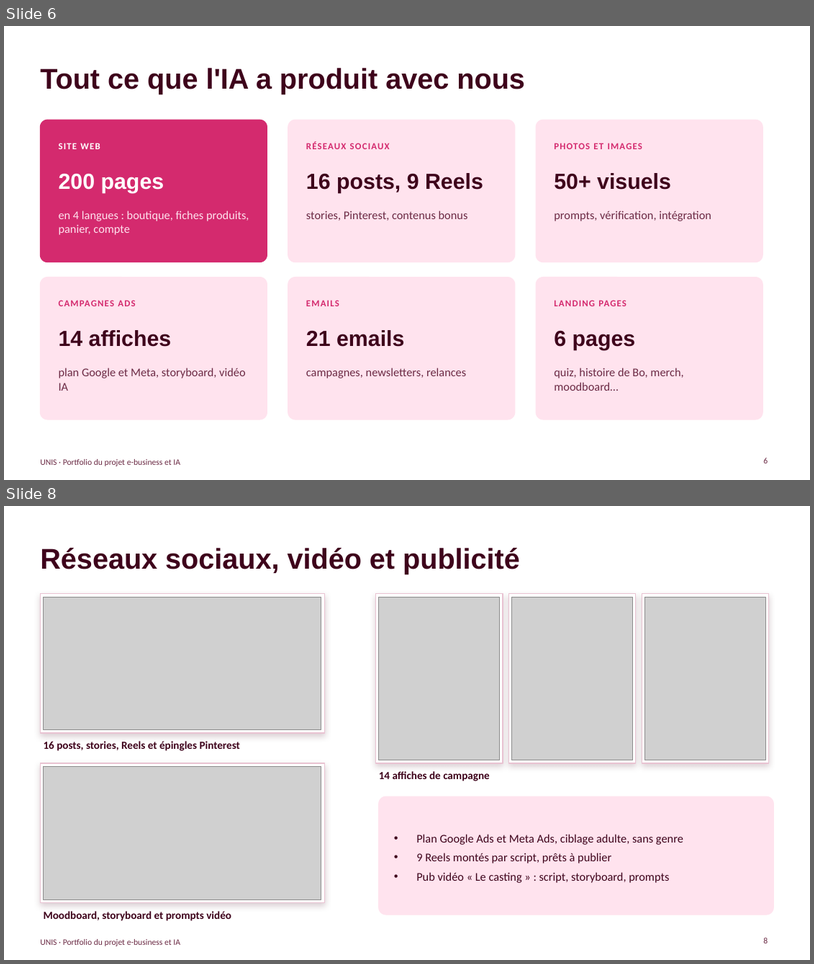
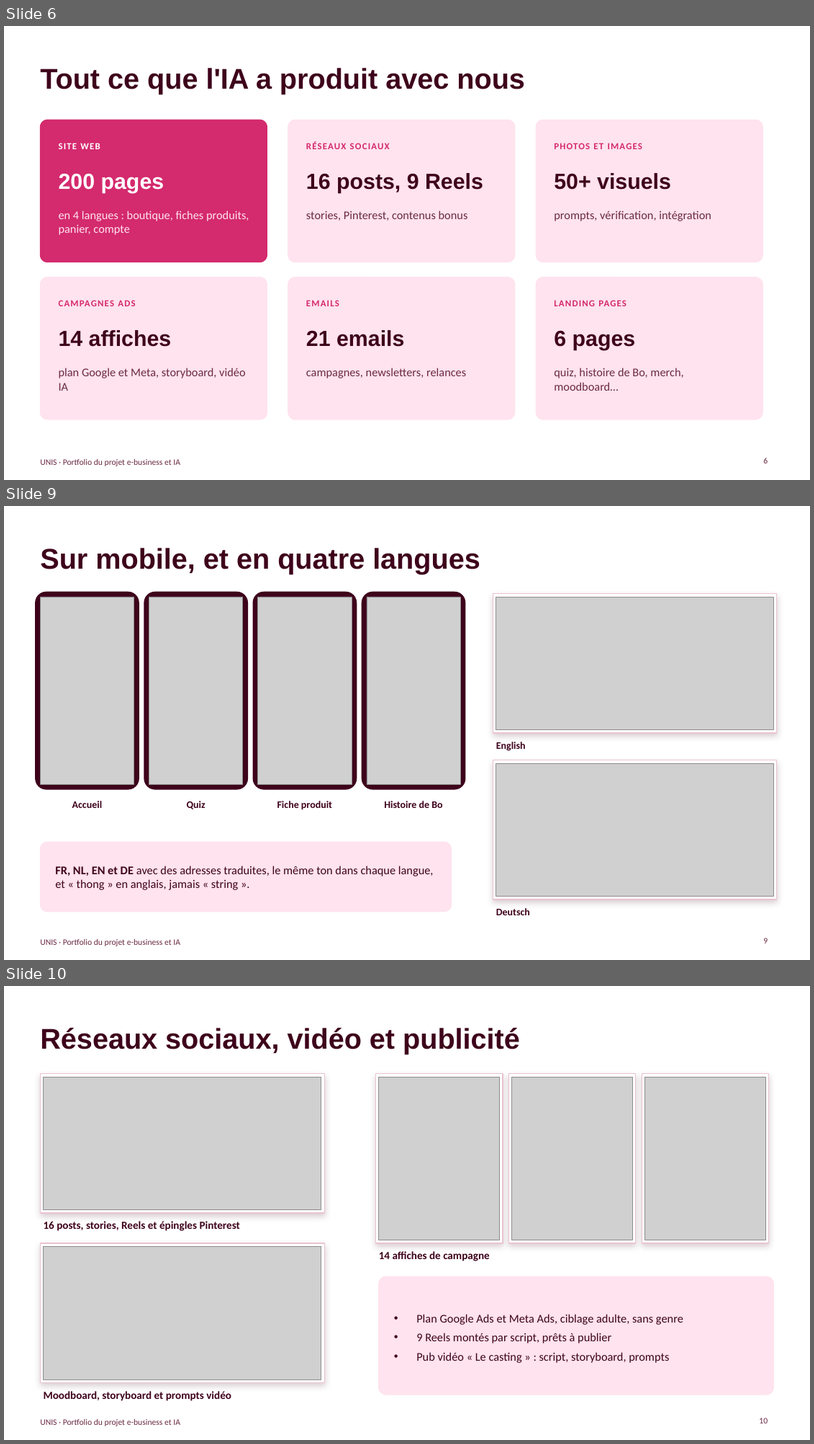
Before and after one commit to kilian-xanadou/unis, a slide deck: docs/UNIS-portfolio-15-minutes.pptx. Shown one above the other, each under a label of ours: slides 6 and 8 before the commit, slides 6, 9 and 10 after it; the slides between them are not shown. The pictures are 814x964 and 814x1444 pixels, drawn with LibreOffice and Linux fonts; fonts in the diff are those of the drawing; grey boxes stand for pictures. Boxes give left, top, right and bottom in pixels: in the first picture for what was removed or moved away, otherwise in the second. Text is boxed around its words. In the diff, an @@ line names an element or a change of style, - is before the commit and + after.

```diff
--- a/docs/UNIS-portfolio-15-minutes.pptx
+++ b/docs/UNIS-portfolio-15-minutes.pptx
@@ slide 9 added at bbox=[4, 506, 810, 960], background #FFFFFF; not listed: 1 template element that a slide beside it also shows @@
@@ title added at bbox=[40, 548, 481, 574], 34 pt, text #3E031B, bold @@
+Sur mobile, et en quatre langues
@@ rounded rectangle added at bbox=[36, 592, 139, 789], fill #3E031B, outline #3E031B 1 pt @@
@@ rounded rectangle added at bbox=[144, 592, 248, 789], fill #3E031B, outline #3E031B 1 pt @@
@@ rounded rectangle added at bbox=[253, 592, 357, 789], fill #3E031B, outline #3E031B 1 pt @@
@@ rounded rectangle added at bbox=[362, 592, 466, 789], fill #3E031B, outline #3E031B 1 pt @@
@@ picture added at bbox=[40, 597, 134, 784] @@
@@ picture added at bbox=[149, 597, 243, 784] @@
@@ picture added at bbox=[258, 597, 352, 784] @@
@@ picture added at bbox=[367, 597, 460, 784] @@
@@ rectangle added at bbox=[494, 594, 777, 733], fill #FFFFFF, outline #E9C3D2 1 pt @@
@@ picture added at bbox=[496, 597, 774, 730] @@
@@ text added at bbox=[496, 741, 526, 751], 12 pt, text #3E031B, bold @@
+English
@@ rectangle added at bbox=[494, 760, 777, 899], fill #FFFFFF, outline #E9C3D2 1 pt @@
@@ picture added at bbox=[496, 763, 774, 896] @@
@@ text added at bbox=[72, 800, 103, 808], 12 pt, text #3E031B, bold @@
+Accueil
@@ text added at bbox=[187, 800, 206, 809], 12 pt, text #3E031B, bold @@
+Quiz
@@ text added at bbox=[278, 800, 332, 810], 12 pt, text #3E031B, bold @@
+Fiche produit
@@ text added at bbox=[384, 800, 442, 808], 12 pt, text #3E031B, bold @@
+Histoire de Bo
@@ rounded rectangle added at bbox=[40, 842, 452, 911], fill #FFE3EE, outline #FFE3EE 1 pt @@
@@ text added at bbox=[55, 865, 434, 890], 14 pt, text #3E031B @@
+FR, NL, EN et DE avec des adresses traduites, le même ton dans chaque langue, et « thong » en anglais, jamais « string ».
@@ text added at bbox=[496, 908, 530, 915], 12 pt, text #3E031B, bold @@
+Deutsch
@@ page number added at bbox=[764, 937, 768, 943], 10 pt, text #6B2A44 @@
+9
@@ what was slide 8 is now slide 10 @@
@@ page number at bbox=[759, 1417, 768, 1423]: text changed @@
-8
+10
```
Also in this commit, not shown: 2 other slides added.
